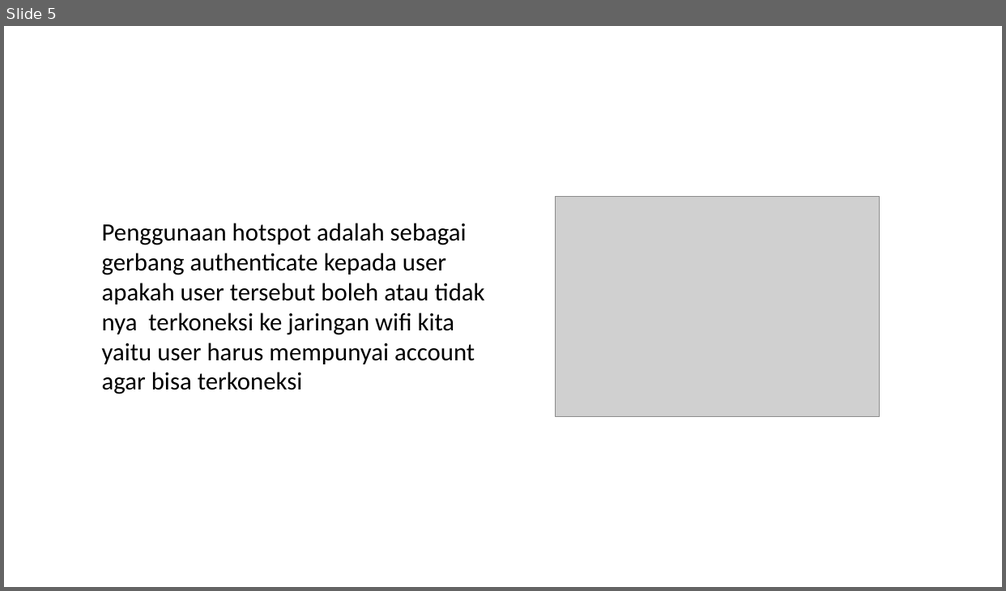
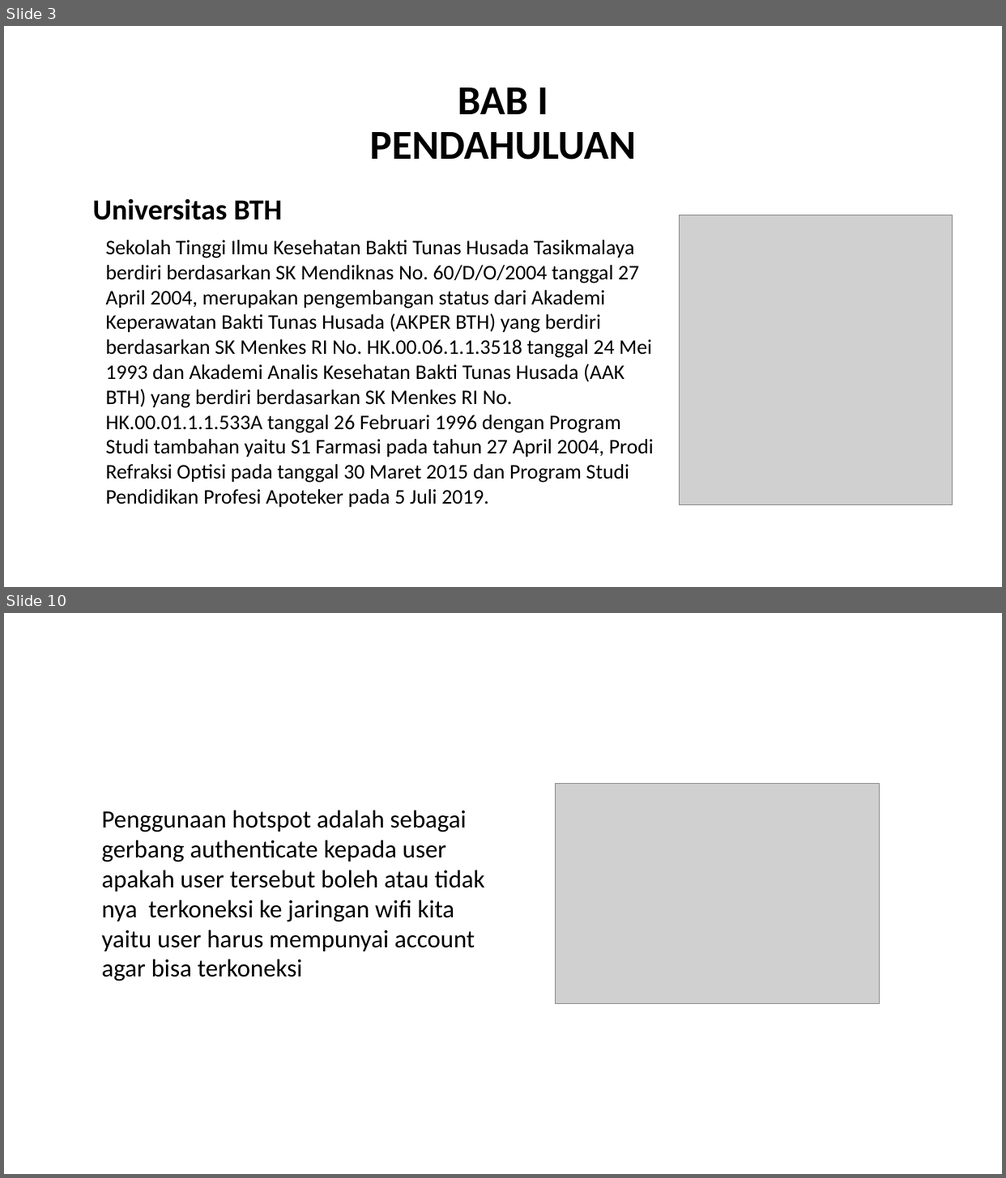
Before and after one commit to wisnushaputra/private-repo, a slide deck: Wisnu.pptx. Shown one above the other, each under a label of ours: slide 5 before the commit, slides 3 and 10 after it; the slides between them are not shown. The pictures are 1006x591 and 1006x1178 pixels, drawn with LibreOffice and Linux fonts; fonts in the diff are those of the drawing; grey boxes stand for pictures. Boxes give left, top, right and bottom in pixels: in the first picture for what was removed or moved away, otherwise in the second. Text is boxed around its words. In the diff, an @@ line names an element or a change of style, - is before the commit and + after.

```diff
--- a/Wisnu.pptx
+++ b/Wisnu.pptx
@@ slide 3 added at [4,26,1002,587], background #FFFFFF @@
@@ title added at [370,88,636,160], 39.6 pt, text #000000, bold @@
+BAB I
+PENDAHULUAN
@@ text added at [93,199,283,220], 28 pt, text #000000, bold @@
+Universitas BTH
@@ picture added at [680,216,953,506] @@
@@ text added at [106,240,654,507], 20 pt, text #000000 @@
+Sekolah Tinggi Ilmu Kesehatan Bakti Tunas Husada Tasikmalaya berdiri berdasarkan SK Mendiknas No. 60/D/O/2004 tanggal 27 April 2004, merupakan pengembangan status dari Akademi Keperawatan Bakti Tunas Husada (AKPER BTH) yang berdiri berdasarkan SK Menkes RI No. HK.00.06.1.1.3518 tanggal 24 Mei 1993 dan Akademi Analis Kesehatan Bakti Tunas Husada (AAK BTH) yang berdiri berdasarkan SK Menkes RI No. HK.00.01.1.1.533A tanggal 26 Februari 1996 dengan Program Studi tambahan yaitu S1 Farmasi pada tahun 27 April 2004, Prodi Refraksi Optisi pada tanggal 30 Maret 2015 dan Program Studi Pendidikan Profesi Apoteker pada 5 Juli 2019.
@@ what was slide 5 is now slide 10 @@
```
Also in this commit, not shown: 5 slides changed, 6 other slides added, 1 slide removed, 1 other file.
